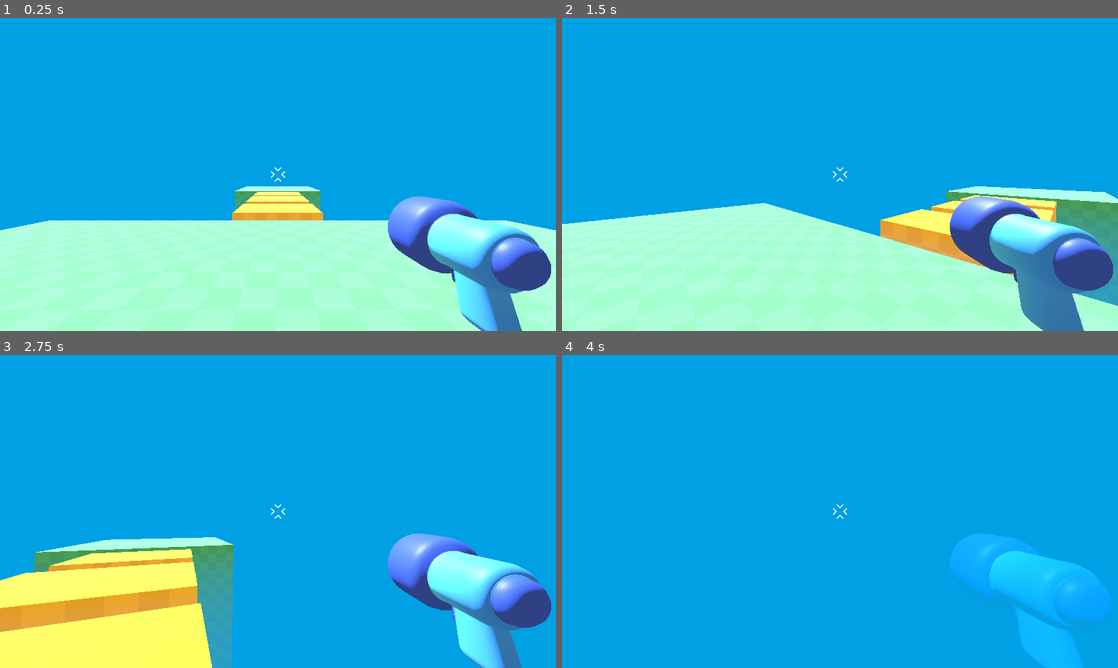
Above: before the commit, frames 1-4 (two rows, left to right).
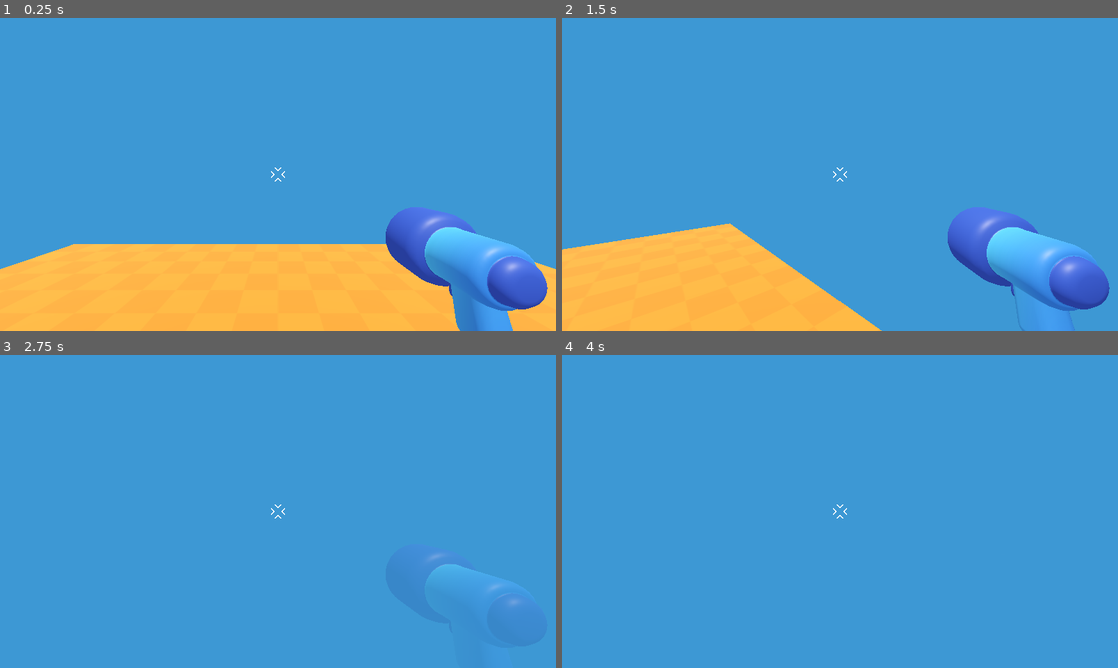
Above: after the commit, the same moments.

Repository: leomanlapera/my-first-3d-game
Game: Godot game, scene res://game.tscn
The game is run twice, just before and just after one commit, with the same random seed, the same clock (stepped at 60 frames per second) and the same inputs. Before the commit the project starts from res://level/temporary_level.tscn.
Inputs (mouse positions are in pixels of both pictures, inside the frame that each line leads up to):
- Up to frame 1 (0.25 s): no input
- Up to frame 2 (1.5 s): tap Enter at 0.5 s; move the mouse to (867, 174) at 0.52 s; hold W (move_forward) from 0.53 s (still down); tap Space (jump) at 0.77 s; move the mouse to (812, 174) at 1.27 s
- Up to frame 3 (2.75 s): keep holding W (move_forward); tap Space (jump) at 1.52 s; move the mouse to (289, 505) at 2.02 s
- Up to frame 4 (4 s): keep holding W (move_forward); move the mouse to (834, 517) at 2.77 s; tap Space (jump) at 3.02, 3.77 s; move the mouse to (878, 514) at 3.52 s

The runs differ from the first frame. In frame 1, 100% of the frame differs, in the area x 0-100%, y 0-100%; in frame 2, 99%; in frame 3, 99%; in frame 4, 100%.

Commit message:
platforms

Diff:
--- /dev/null
+++ b/game.tscn
@@ -0,0 +1,37 @@
+[gd_scene load_steps=5 format=3 uid="uid://c2t1hkcxl5qw1"]
+
+[ext_resource type="PackedScene" uid="uid://dxjhr1dmftc0p" path="res://player/player.tscn" id="1_80nbo"]
+[ext_resource type="Texture2D" uid="uid://bos7rridjkps1" path="res://level/checkboard.png" id="1_e2o6t"]
+
+[sub_resource type="StandardMaterial3D" id="StandardMaterial3D_80nbo"]
+albedo_color = Color(0.9214332, 0.50657123, 0.13750622, 1)
+albedo_texture = ExtResource("1_e2o6t")
+uv1_triplanar = true
+
+[sub_resource type="Environment" id="Environment_80nbo"]
+background_mode = 1
+background_color = Color(0.24397382, 0.7180413, 0.915013, 1)
+ambient_light_source = 2
+ambient_light_color = Color(0.7303301, 0.6848367, 0.6708308, 1)
+tonemap_mode = 2
+fog_enabled = true
+fog_light_color = Color(0.1980767, 0.4668867, 0.7090245, 1)
+fog_density = 0.0055
+fog_height = -0.04
+fog_height_density = 0.3521
+
+[node name="Game" type="Node3D"]
+
+[node name="CSGBox3D" type="CSGBox3D" parent="."]
+transform = Transform3D(1, 0, 0, 0, 1, 0, 0, 0, 1, 0, -5, 0)
+use_collision = true
+size = Vector3(10, 10, 10)
+material = SubResource("StandardMaterial3D_80nbo")
+
+[node name="Player" parent="." instance=ExtResource("1_80nbo")]
+
+[node name="DirectionalLight3D" type="DirectionalLight3D" parent="."]
+transform = Transform3D(1, 0, 0, 0, 0.41678858, 0.90900344, 0, -0.90900344, 0.41678858, 0, 5.7731895, 2.5312405)
+
+[node name="WorldEnvironment" type="WorldEnvironment" parent="."]
+environment = SubResource("Environment_80nbo")
--- a/player/player.tscn
+++ b/player/player.tscn
@@ -18,7 +18,7 @@
 transform = Transform3D(1, 0, 0, 0, 1, 0, 0, 0, 1, 0, 1.7, 0)
 
 [node name="gun_model" parent="Camera3D" instance=ExtResource("1_oul6g")]
-transform = Transform3D(-0.4756867, 0, -4.1585853e-08, 0, 0.4756867, 0, 4.1585853e-08, 0, -0.4756867, 0.66587204, -0.25907302, -0.7334442)
+transform = Transform3D(-0.4756867, 0, -4.1585853e-08, 0, 0.4756867, 0, 4.1585853e-08, 0, -0.4756867, 0.65522665, -0.30905032, -0.7334442)
 
 [node name="Reticle" type="TextureRect" parent="."]
 anchors_preset = 8
--- a/project.godot
+++ b/project.godot
@@ -11,7 +11,7 @@
 [application]
 
 config/name="My First 3D Game"
-run/main_scene="uid://dp7sxe5xl5shk"
+run/main_scene="uid://c2t1hkcxl5qw1"
 config/features=PackedStringArray("4.5", "Mobile")
 config/icon="res://icon.svg"
 
